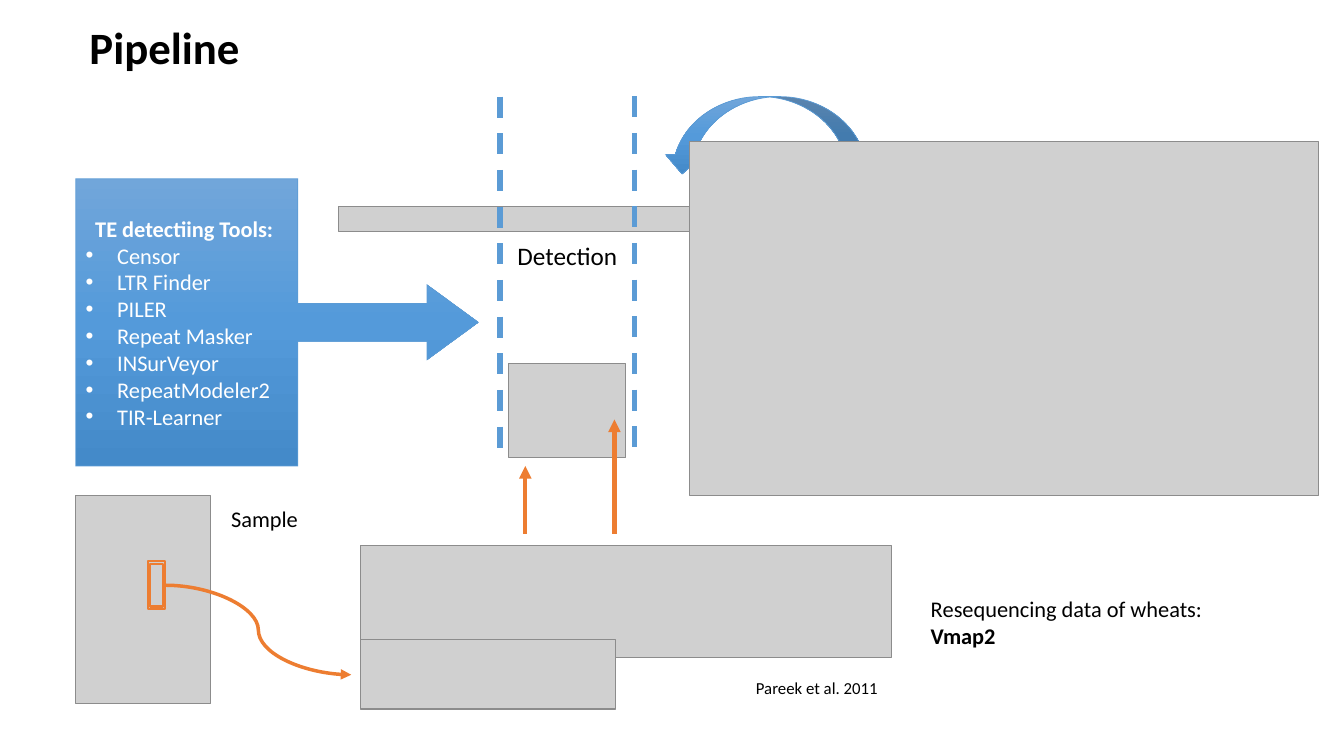
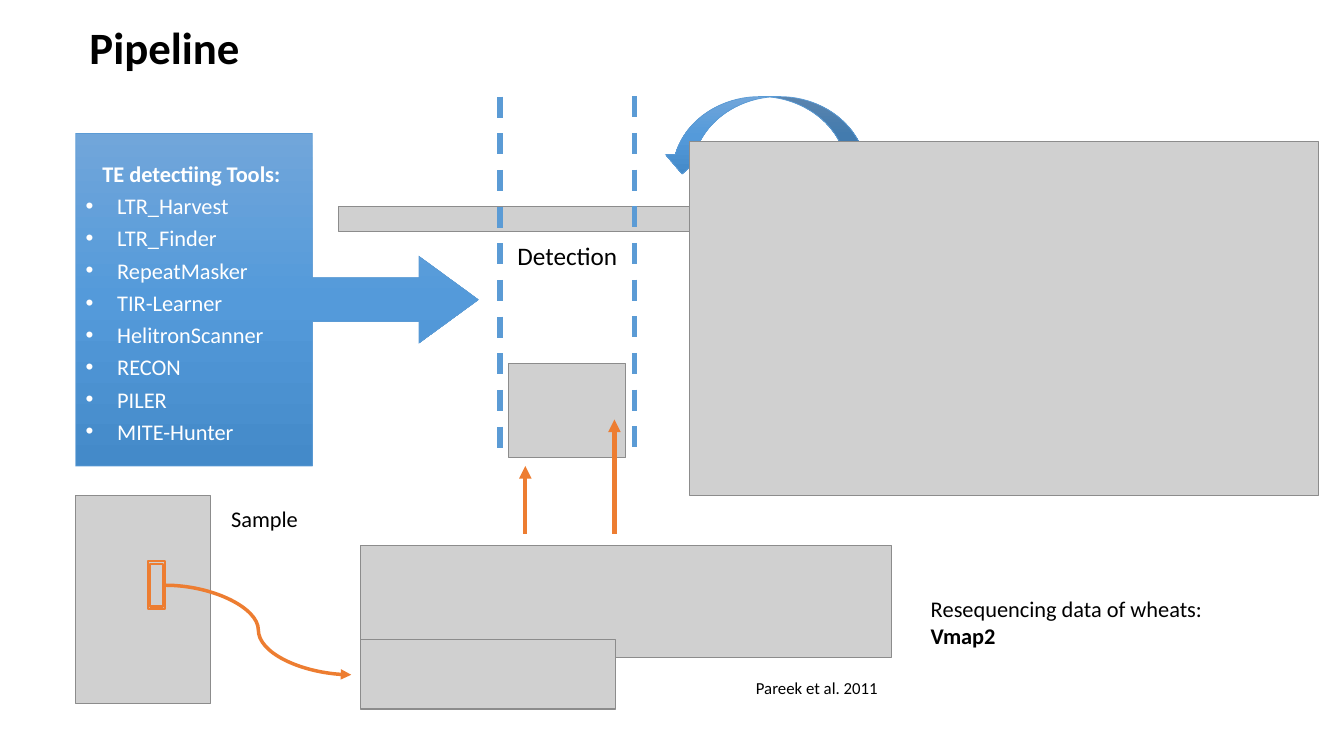
Before and after one commit to SirLearning/GeneticsNotes, a slide deck: slide 2 of undergraduate/Presentation.pptx. Drawn at 1344x756 pixels with LibreOffice and Linux fonts; fonts in the diff are those of the drawing; grey boxes stand for pictures. Boxes give left, top, right and bottom in pixels: in the first picture for what was removed or moved away, otherwise in the second. Text is boxed around its words. In the diff, an @@ line names an element or a change of style, - is before the commit and + after.

```diff
--- a/undergraduate/Presentation.pptx
+++ b/undergraduate/Presentation.pptx
@@ right arrow callout "TE detectiing Tools:": place and size @@
-right arrow callout "TE detectiing Tools:" at [76,178,478,466]
+right arrow callout "TE detectiing Tools:" at [76,133,478,466]
@@ right arrow callout "TE detectiing Tools:" at [76,133,478,466]: proportions changed @@
@@ text in right arrow callout at [102,166,281,408]: line spacing 1 to 1.2 @@
@@ text in right arrow callout at [117,199,263,375]: text changed @@
-• Censor
-• LTR Finder
+• LTR_Harvest
+• LTR_Finder
+• RepeatMasker
+• TIR-Learner
+• HelitronScanner
+• RECON
@@ text in right arrow callout at [117,425,233,440]: text changed @@
-• Repeat Masker
-• INSurVeyor
-• RepeatModeler2
-• TIR-Learner
+• MITE-Hunter
```
Also in this commit, not shown: 1 other slide changed, 3 slides added, 3 slides removed, 3 other files.
